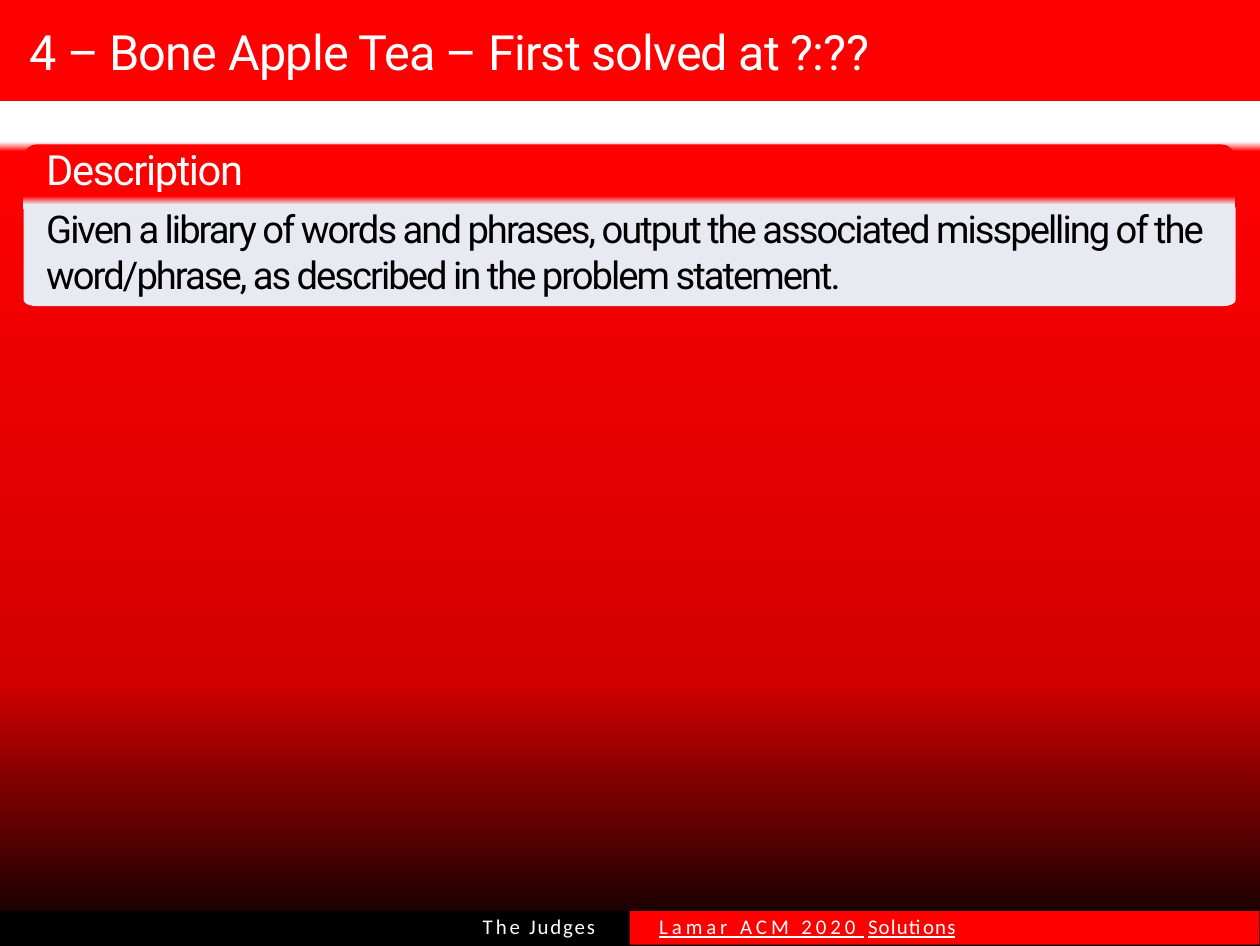
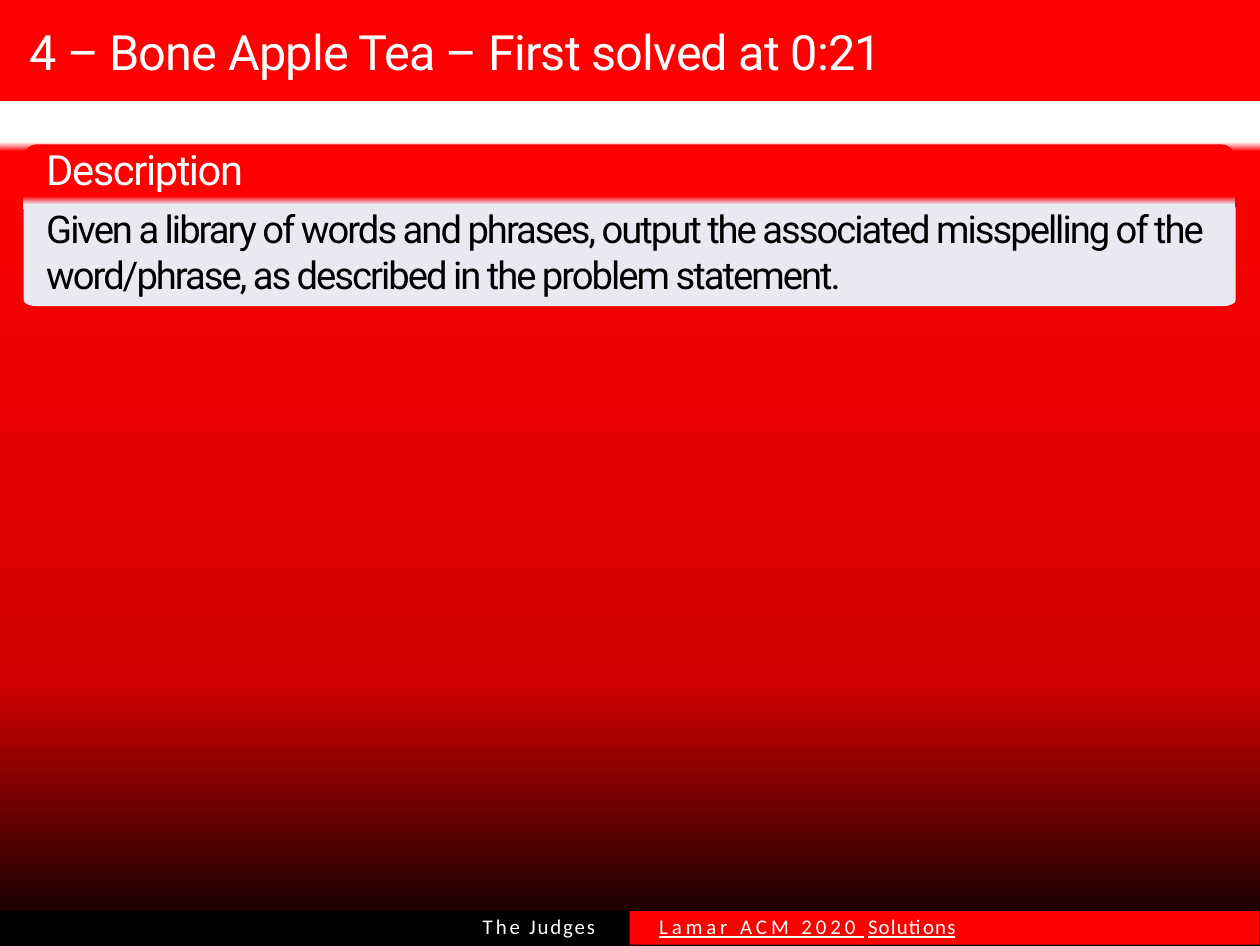
Before and after one commit to MKBeSomeone/MintFamily, a slide deck: slide 4 of Lamar ACM 2020 Solution Slides.pptx (slide 7 before the commit). Drawn at 1260x946 pixels with LibreOffice and Linux fonts; fonts in the diff are those of the drawing. Boxes give left, top, right and bottom in pixels: in the first picture for what was removed or moved away, otherwise in the second. Text is boxed around its words. In the diff, an @@ line names an element or a change of style, - is before the commit and + after.

```diff
--- a/Lamar ACM 2020 Solution Slides.pptx
+++ b/Lamar ACM 2020 Solution Slides.pptx
@@ title at (x1=30, y1=33, x2=882, y2=80): text changed @@
-4 – Bone Apple Tea – First solved at ?:??
+4 – Bone Apple Tea – First solved at 0:21
```
Also in this commit, not shown: 12 other slides changed.
